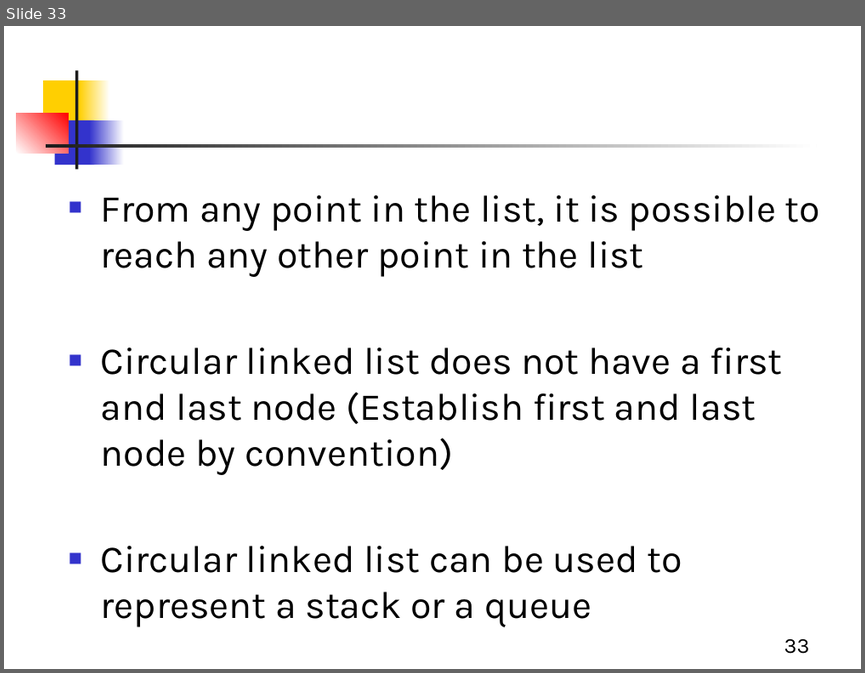
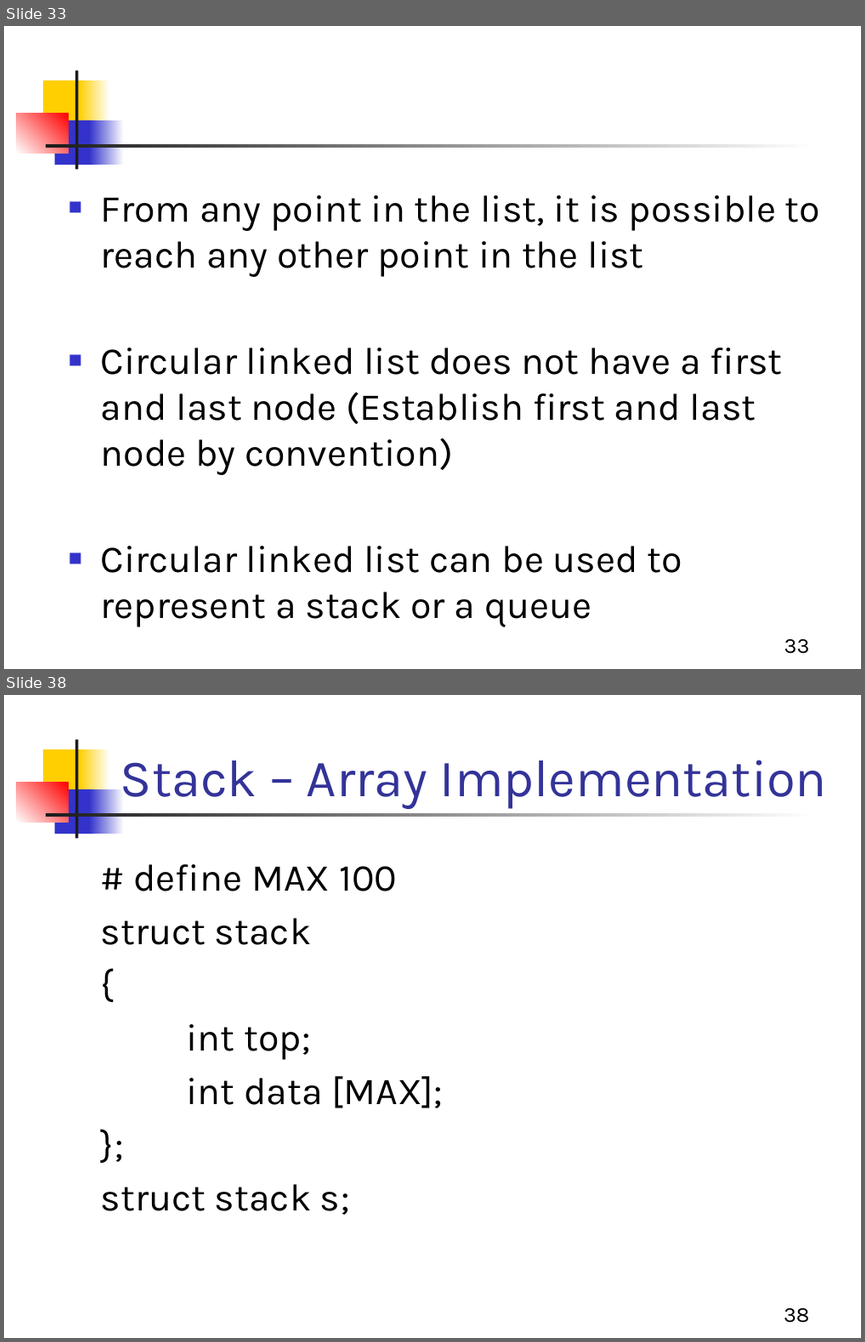
Before and after one commit to Aashishsharma/Learnings, a slide deck: DS/DS.pptx. Shown one above the other, each under a label of ours: slide 33 before the commit, slides 33 and 38 after it; the slides between them are not shown. The pictures are 865x673 and 865x1342 pixels, drawn with LibreOffice and Linux fonts; fonts in the diff are those of the drawing. Boxes give left, top, right and bottom in pixels: in the first picture for what was removed or moved away, otherwise in the second. Text is boxed around its words. In the diff, an @@ line names an element or a change of style, - is before the commit and + after.

```diff
--- a/DS/DS.pptx
+++ b/DS/DS.pptx
@@ slide 38 added at [4, 695, 861, 1338], background #FFFFFF; not listed: 7 template elements that a slide beside it also shows @@
@@ title added at [120, 760, 827, 809], 44 pt, text #333399 @@
+Stack – Array Implementation
@@ text added at [101, 864, 443, 1214], 32 pt, text #000000 @@
+# define MAX 100
+struct stack
+{
+int top;
+int data [MAX];
+};
+struct stack s;
@@ page number added at [783, 1308, 809, 1322], 18 pt, text #000000 @@
+38
```
Also in this commit, not shown: 70 other slides added.
